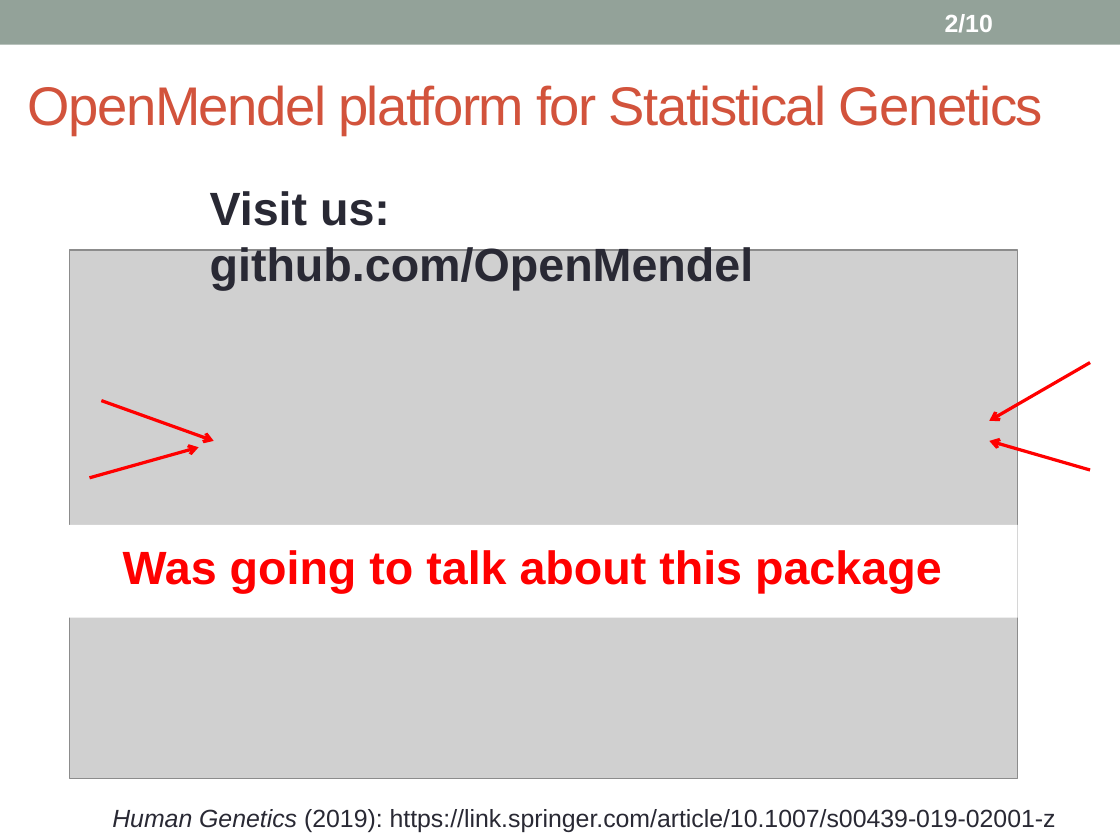
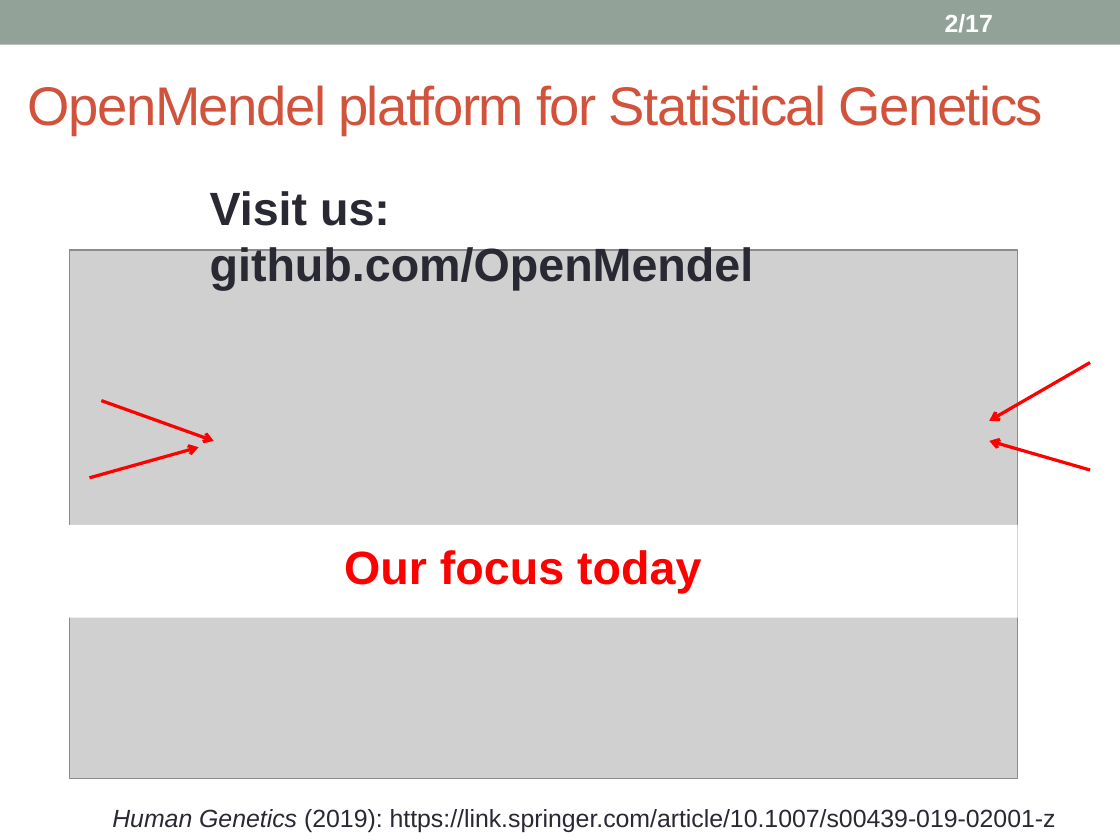
Before and after one commit to biona001/public-talks, a slide deck: slide 2 of QCBio luncheon 2020/Presentation1.pptx. Drawn at 1120x840 pixels with LibreOffice and Linux fonts; fonts in the diff are those of the drawing; grey boxes stand for pictures. Boxes give left, top, right and bottom in pixels: in the first picture for what was removed or moved away, otherwise in the second. Text is boxed around its words. In the diff, an @@ line names an element or a change of style, - is before the commit and + after.

```diff
--- a/QCBio luncheon 2020/Presentation1.pptx
+++ b/QCBio luncheon 2020/Presentation1.pptx
@@ page number at [945,14,993,33]: text changed @@
-2/10
+2/17
@@ text at [344,550,701,594]: text changed @@
-Was going to talk about this package
+Our focus today
```
Also in this commit, not shown: 8 other slides changed, 7 slides added, 2 slides removed, 1 other file.
